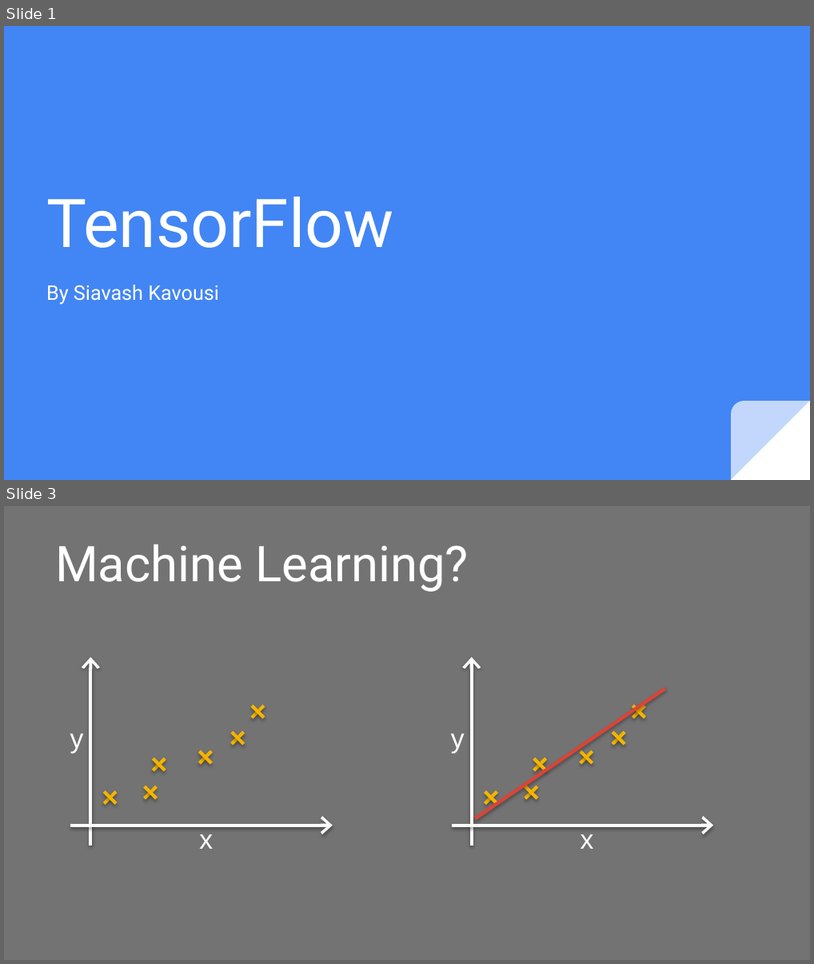
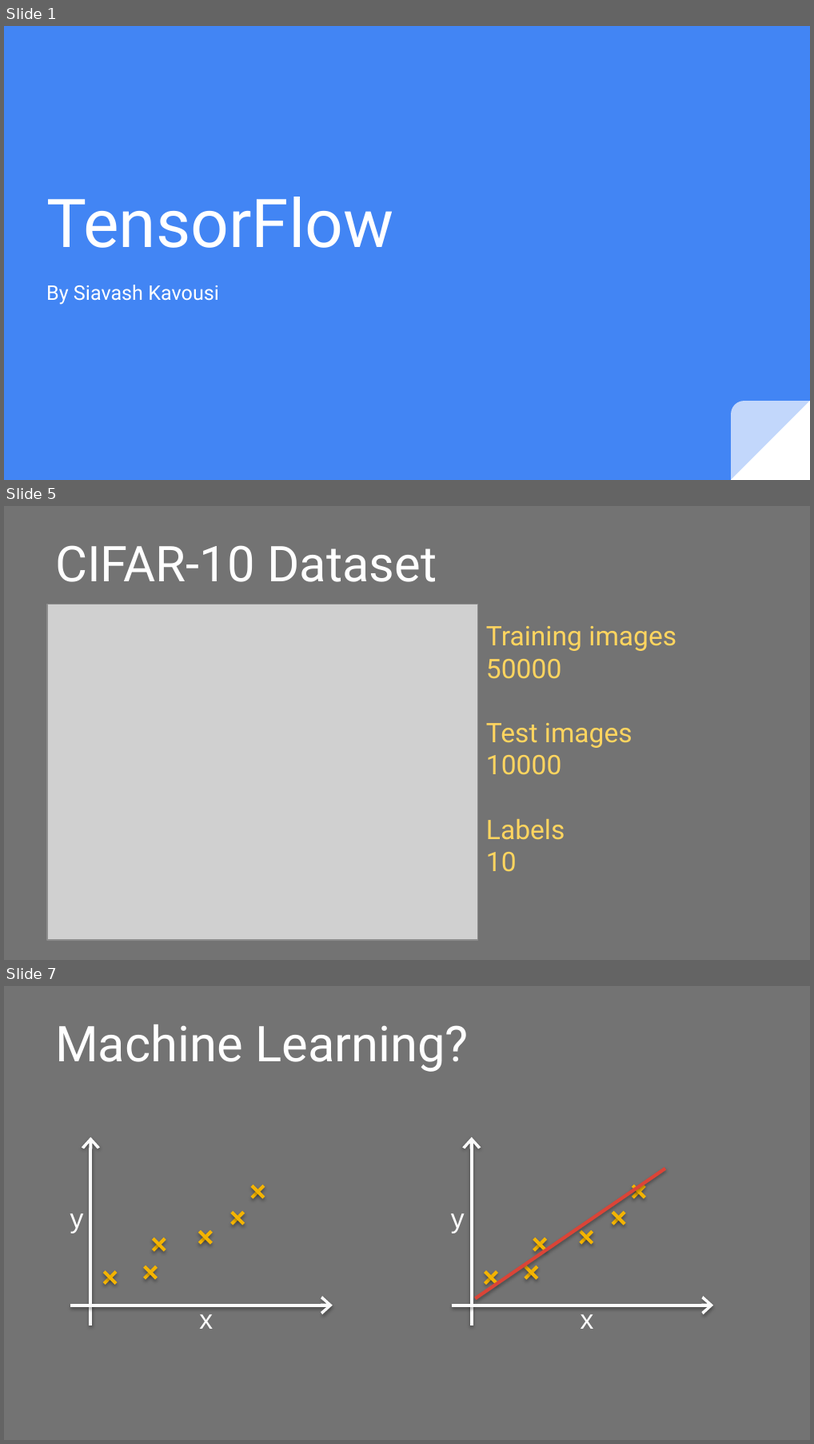
Before and after one commit to juxiangwu/ML, a slide deck: TensorFlow.pptx. Shown one above the other, each under a label of ours: slides 1 and 3 before the commit, slides 1, 5 and 7 after it; the slides between them are not shown. The pictures are 814x964 and 814x1444 pixels, drawn with LibreOffice and Linux fonts; fonts in the diff are those of the drawing; grey boxes stand for pictures. Boxes give left, top, right and bottom in pixels: in the first picture for what was removed or moved away, otherwise in the second. Text is boxed around its words. In the diff, an @@ line names an element or a change of style, - is before the commit and + after.

```diff
--- a/TensorFlow.pptx
+++ b/TensorFlow.pptx
@@ slide 5 added at <box>4,506,810,960</box>, background #737373 @@
@@ title added at <box>55,545,437,582</box>, 44 pt, text #FFFFFF @@
+CIFAR-10 Dataset
@@ picture added at <box>47,604,478,940</box> @@
@@ title added at <box>486,626,677,872</box>, 24 pt, text #FFD55F @@
+Training images
+50000
+Test images
+10000
+Labels
+10
@@ what was slide 3 is now slide 7 @@
```
Also in this commit, not shown: 3 slides changed, 8 other slides added, 4 slides removed, 1 other file.
